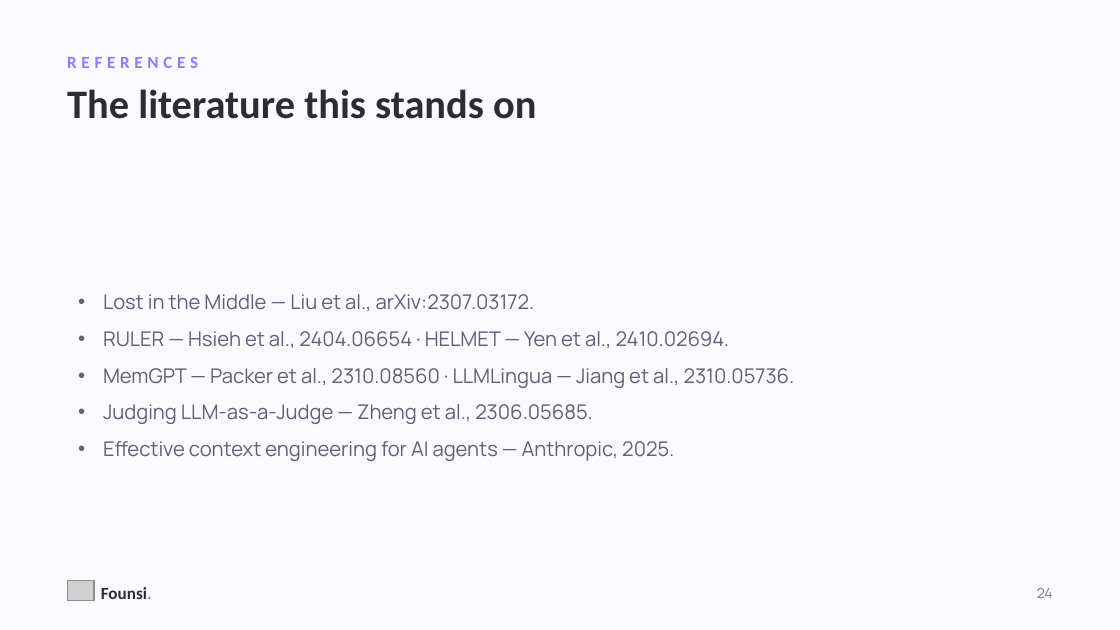
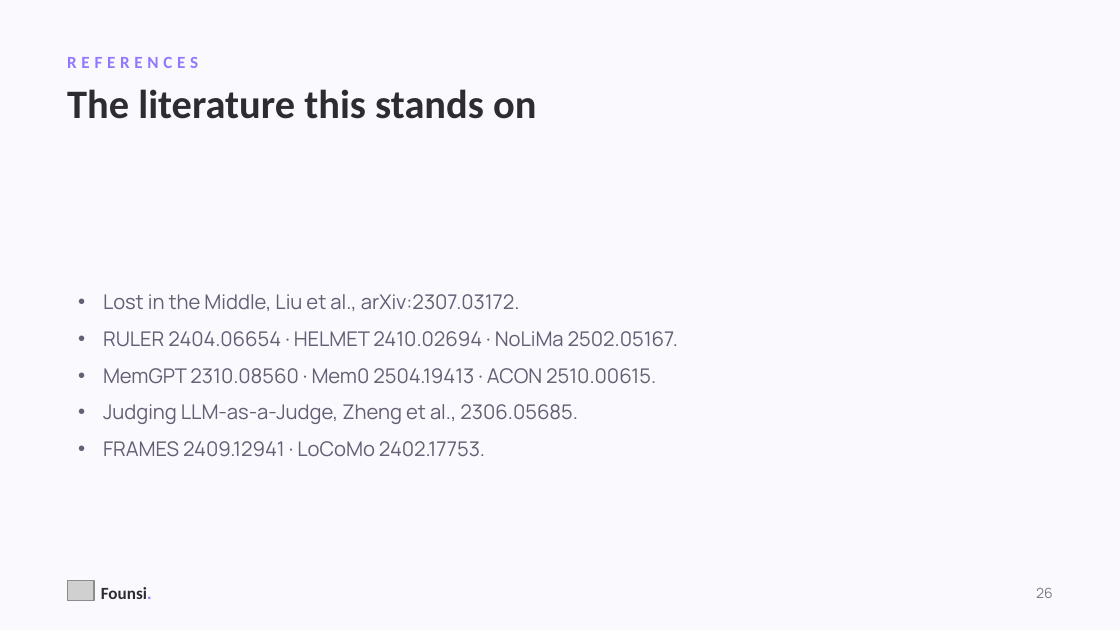
Before and after one commit to kanishkpatel1995/agent-harness, a slide deck: slide 26 of presentation/founsi-context-engineering.pptx (slide 24 before the commit). Drawn at 1120x630 pixels with LibreOffice and Linux fonts; fonts in the diff are those of the drawing; grey boxes stand for pictures. Boxes give left, top, right and bottom in pixels: in the first picture for what was removed or moved away, otherwise in the second. Text is boxed around its words. In the diff, an @@ line names an element or a change of style, - is before the commit and + after.

```diff
--- a/presentation/founsi-context-engineering.pptx
+++ b/presentation/founsi-context-engineering.pptx
@@ text at (103,294,678,457): text changed @@
-• Lost in the Middle — Liu et al., arXiv:2307.03172.
-• RULER — Hsieh et al., 2404.06654 · HELMET — Yen et al., 2410.02694.
-• MemGPT — Packer et al., 2310.08560 · LLMLingua — Jiang et al., 2310.05736.
-• Judging LLM-as-a-Judge — Zheng et al., 2306.05685.
-• Effective context engineering for AI agents — Anthropic, 2025.
+• Lost in the Middle, Liu et al., arXiv:2307.03172.
+• RULER 2404.06654 · HELMET 2410.02694 · NoLiMa 2502.05167.
+• MemGPT 2310.08560 · Mem0 2504.19413 · ACON 2510.00615.
+• Judging LLM-as-a-Judge, Zheng et al., 2306.05685.
+• FRAMES 2409.12941 · LoCoMo 2402.17753.
@@ text at (1036,588,1053,598): text changed @@
-24
+26
```
Also in this commit, not shown: 2 other slides changed, 2 slides added, 4 other files.
